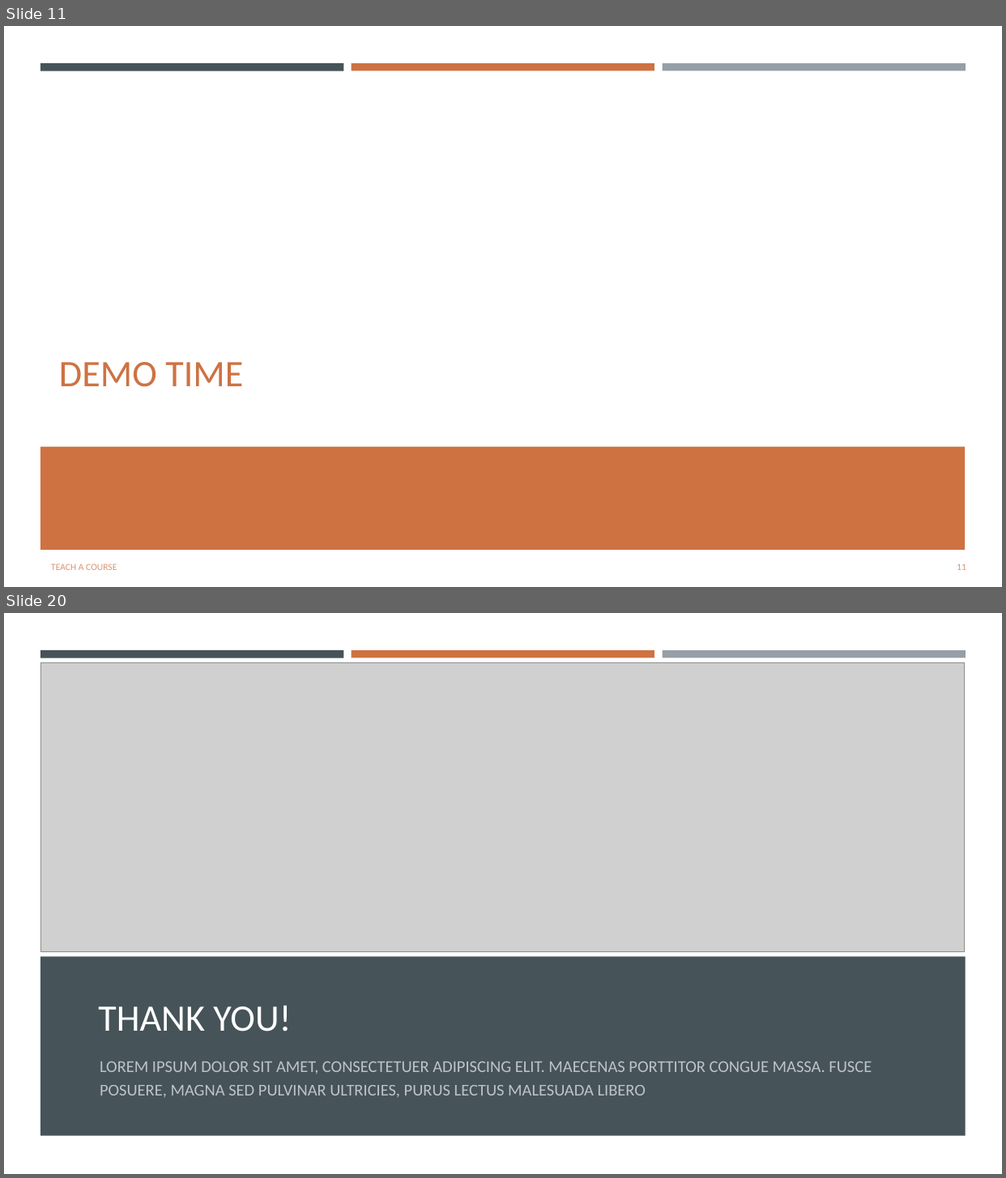
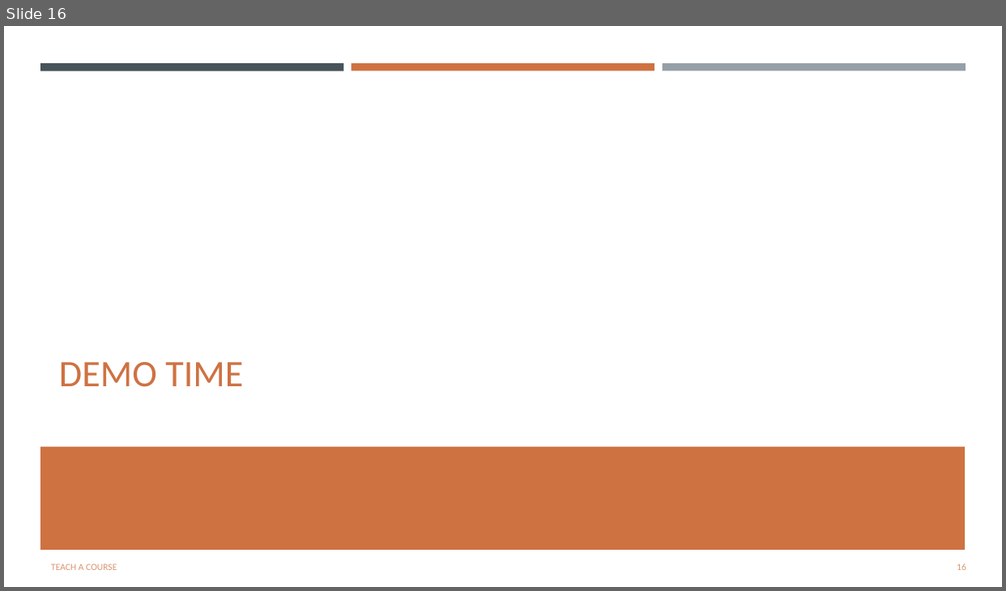
Before and after one commit to msjonathan/aca-demo, a slide deck: presentation/Application Container Apps.pptx. Shown one above the other, each under a label of ours: slides 11 and 20 before the commit, slide 16 after it; the slides between them are not shown. The pictures are 1006x1178 and 1006x591 pixels, drawn with LibreOffice and Linux fonts; fonts in the diff are those of the drawing; grey boxes stand for pictures. Boxes give left, top, right and bottom in pixels: in the first picture for what was removed or moved away, otherwise in the second. Text is boxed around its words. In the diff, an @@ line names an element or a change of style, - is before the commit and + after.

```diff
--- a/presentation/Application Container Apps.pptx
+++ b/presentation/Application Container Apps.pptx
@@ slide 20 removed at box(4, 613, 1002, 1174), background #FFFFFF; not listed: 3 template elements that a slide beside it also shows @@
@@ picture removed at box(40, 662, 965, 952) @@
@@ rectangle removed at box(40, 956, 965, 1136) @@
@@ title removed at box(98, 1006, 291, 1032) @@
-THANK YOU!
@@ text removed at box(100, 1062, 872, 1097) @@
-LOREM IPSUM DOLOR SIT AMET, CONSECTETUER ADIPISCING ELIT. MAECENAS PORTTITOR CONGUE MASSA. FUSCE POSUERE, MAGNA SED PULVINAR ULTRICIES, PURUS LECTUS MALESUADA LIBERO
@@ what was slide 11 is now slide 16 @@
@@ page number at box(957, 564, 966, 570): text changed @@
-11
+16
```
Also in this commit, not shown: 8 slides changed, 5 slides added, 8 other slides removed, 2 other files.
